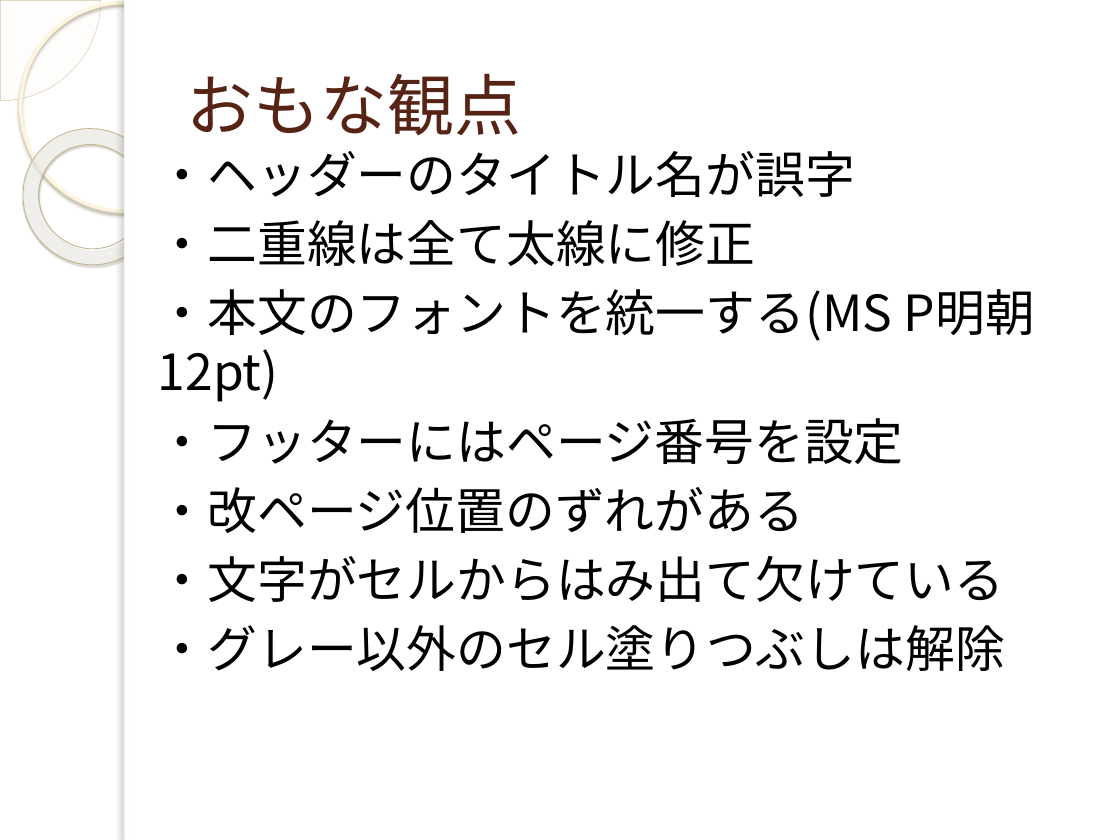
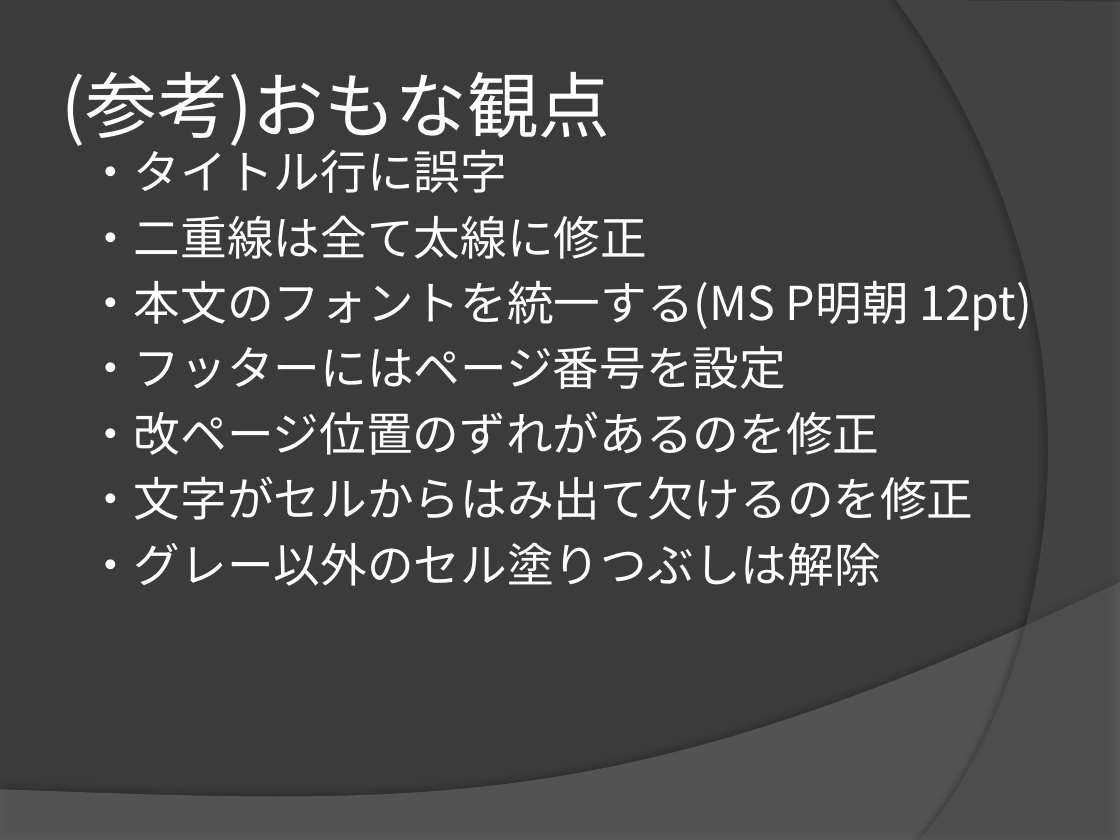
Before and after one commit to yuridonus/FEstudy, a slide deck: slide 7 of hateful_excel.pptx (slide 6 before the commit). Drawn at 1120x840 pixels with LibreOffice and Linux fonts; fonts in the diff are those of the drawing; background and template pictures are left out. Boxes give left, top, right and bottom in pixels: in the first picture for what was removed or moved away, otherwise in the second. Text is boxed around its words. In the diff, an @@ line names an element or a change of style, - is before the commit and + after.

```diff
--- a/hateful_excel.pptx
+++ b/hateful_excel.pptx
@@ background picture (left out) to #3B3B3B @@
@@ pie slice (boxed as its full ellipse) removed at [0, 0, 101, 101] @@
@@ ellipse removed at [20, 2, 228, 211] @@
@@ rectangle removed at [124, 0, 1120, 840] @@
@@ rectangle removed at [124, 0, 133, 840] @@
@@ freeform shape added at [896, 0, 1120, 840], fill #5E5E5E at 40% opacity @@
@@ title at [62, 72, 611, 150]: text changed; size 43 to 46 pt; text colour #572314 to #FFFFFF @@
-おもな観点
+(参考)おもな観点
@@ donut removed at [0, 101, 187, 292] @@
@@ text "・タイトル行に誤字": place and size @@
-text "・タイトル行に誤字" at [158, 151, 1035, 671]
+text "・タイトル行に誤字" at [87, 142, 1032, 586]
@@ text at [87, 142, 507, 193]: text changed; size 32 to 30 pt; text colour #000000 to #FFFFFF @@
-・ヘッダーのタイトル名が誤字
+・タイトル行に誤字
@@ text at [87, 215, 1032, 586]: size 32 to 30 pt, text colour #000000 to #FFFFFF in "・二重線は全て太線に修正", "・本文のフォントを統一する(MS P明朝 12pt)", "・フッターにはページ番号を設定", "・グレー以外のセル塗りつぶしは解除" @@
@@ text at [87, 411, 973, 520]: text changed; size 32 to 30 pt; text colour #000000 to #FFFFFF @@
-・改ページ位置のずれがある
-・文字がセルからはみ出て欠けている
+・改ページ位置のずれがあるのを修正
+・文字がセルからはみ出て欠けるのを修正
@@ freeform shape added at [0, 582, 1120, 840], fill #7F7F7F at 45% opacity @@
```
Also in this commit, not shown: 7 other slides changed, 24 slides added, 26 slides removed.
